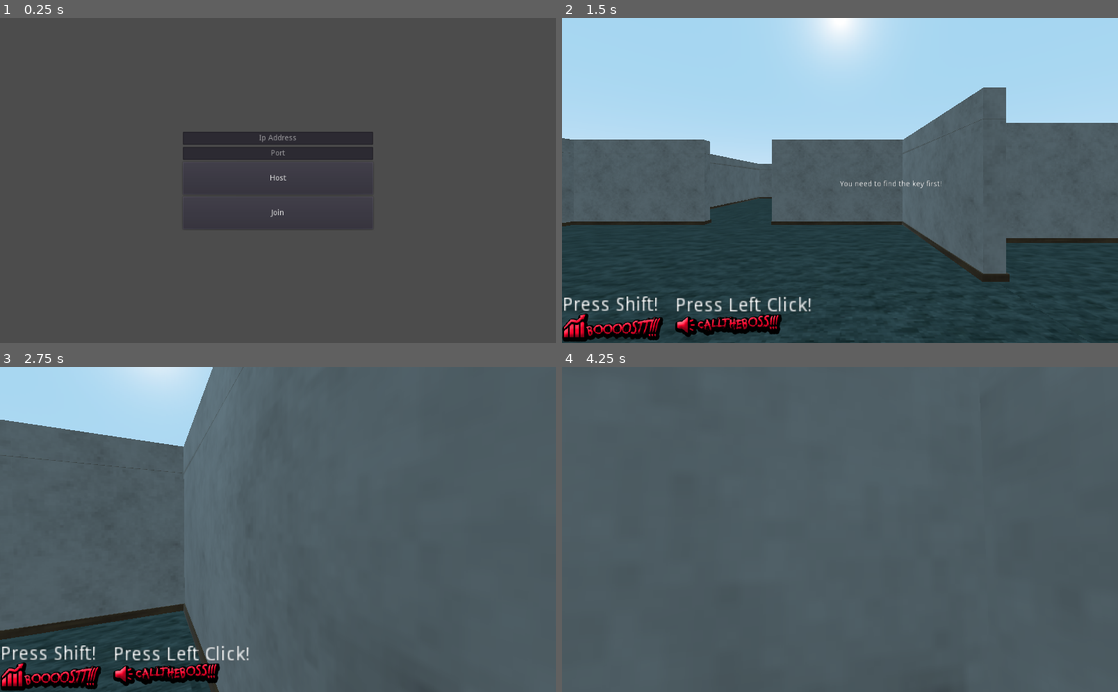
Above: before the commit, frames 1-4 (two rows, left to right).
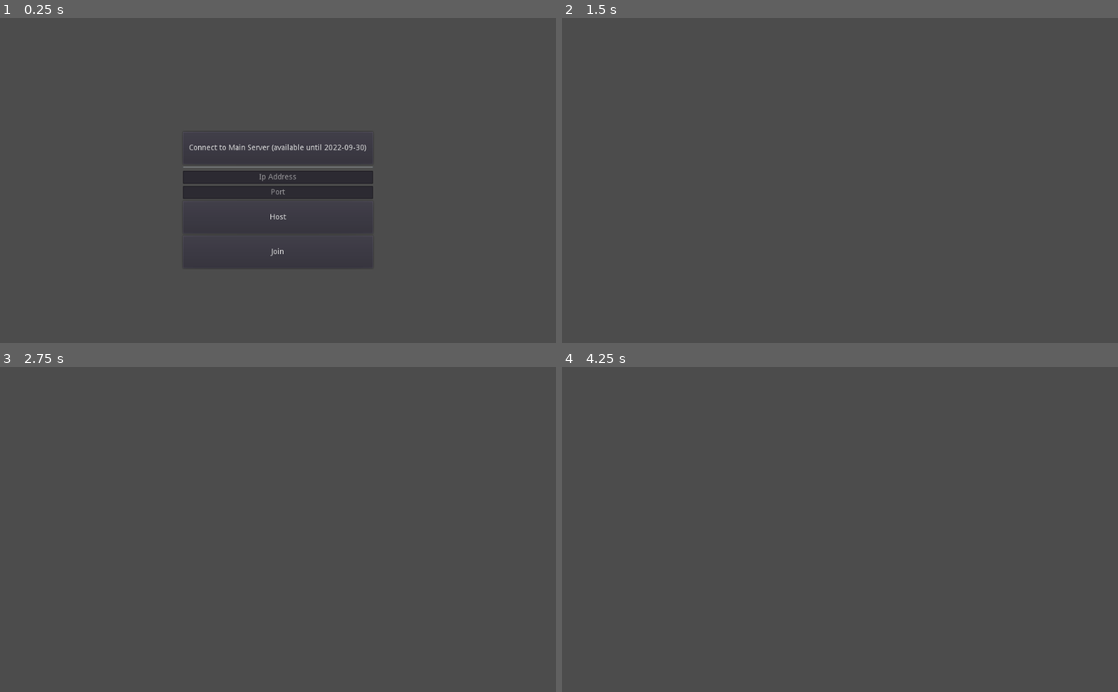
Above: after the commit, the same moments.

Repository: Xwilarg/EscapeTheCrunch
Game: Godot game, scene res://Resources/Scenes/FPSController.tscn
The game is run twice, just before and just after one commit, with the same random seed, the same clock (stepped at 60 frames per second) and the same inputs.
Inputs (mouse positions are in pixels of both pictures, inside the frame that each line leads up to):
- Up to frame 1 (0.25 s): no input
- Up to frame 2 (1.5 s): click (840, 148) at 0.5 s, where only the run after the commit has a clickable "Connect to Main Server (avail…"; click (840, 177) at 1.25 s, where only the run before the commit has a clickable "Host"
- Up to frame 3 (2.75 s): tap Enter at 2 s; move the mouse to (305, 529) at 2.02 s; hold W (move_forward) from 2.03 s (still down); hold E (action) from 2.03 s (still down)
- Up to frame 4 (4.25 s): keep holding W (move_forward); move the mouse to (812, 529) at 2.77 s; release E (action) at 2.78 s; click (812, 529) at 2.85 s; move the mouse to (851, 523) at 3.52 s; hold Shift (sprint) from 3.53 s (still down)

The runs differ from the first frame. In frame 1, 1.1% of the frame differs, in the area x 32-68%, y 35-74%; in frame 2, 81%, in the area x 0-100%, y 0-100%; in frame 3, 45%; in frame 4, 23%.

Commit message:
Add button to main server

Diff:
--- a/Resources/Network/Network.gd
+++ b/Resources/Network/Network.gd
@@ -168,6 +168,11 @@
 	client.create_client(ip_address, int(defaultPort))
 	get_tree().set_network_peer(client)
 
+func join_main_server() -> void:
+	client = NetworkedMultiplayerENet.new()
+	client.create_client("51.159.6.4", int(defaultPort))
+	get_tree().set_network_peer(client)
+
 func reset_network_connection() -> void:
 	if get_tree().has_network_peer():
 		get_tree().network_peer = null
--- a/Resources/Network/NetworkSetup.gd
+++ b/Resources/Network/NetworkSetup.gd
@@ -19,3 +19,8 @@
 func _on_Join_pressed():
 	Network.join_server();
 	hide();
+
+
+func _on_JoinMain_pressed():
+	Network.join_main_server()
+	hide()
--- a/Resources/Network/NetworkSetup.tscn
+++ b/Resources/Network/NetworkSetup.tscn
@@ -17,33 +17,46 @@
 margin_right = 175.0
 margin_bottom = 90.0
 
+[node name="JoinMain" type="Button" parent="VBoxContainer"]
+margin_right = 350.0
+margin_bottom = 60.0
+rect_min_size = Vector2( 0, 60 )
+text = "Connect to Main Server (available until 2022-09-30)"
+
+[node name="HSeparator" type="HSeparator" parent="VBoxContainer"]
+margin_top = 64.0
+margin_right = 350.0
+margin_bottom = 68.0
+
 [node name="IpAddress" type="LineEdit" parent="VBoxContainer"]
+margin_top = 72.0
 margin_right = 350.0
-margin_bottom = 24.0
+margin_bottom = 96.0
 align = 1
 placeholder_text = "Ip Address"
 
 [node name="Port" type="LineEdit" parent="VBoxContainer"]
-margin_top = 28.0
+margin_top = 100.0
 margin_right = 350.0
-margin_bottom = 52.0
+margin_bottom = 124.0
 align = 1
 placeholder_text = "Port"
 
 [node name="Host" type="Button" parent="VBoxContainer"]
-margin_top = 56.0
+margin_top = 128.0
 margin_right = 350.0
-margin_bottom = 116.0
+margin_bottom = 188.0
 rect_min_size = Vector2( 0, 60 )
 text = "Host"
 
 [node name="Join" type="Button" parent="VBoxContainer"]
-margin_top = 120.0
+margin_top = 192.0
 margin_right = 350.0
-margin_bottom = 180.0
+margin_bottom = 252.0
 rect_min_size = Vector2( 0, 60 )
 text = "Join"
 
+[connection signal="pressed" from="VBoxContainer/JoinMain" to="." method="_on_JoinMain_pressed"]
 [connection signal="text_changed" from="VBoxContainer/IpAddress" to="." method="_on_IpAddress_text_changed"]
 [connection signal="text_changed" from="VBoxContainer/Port" to="." method="_on_Port_text_changed"]
 [connection signal="pressed" from="VBoxContainer/Host" to="." method="_on_Host_pressed"]
